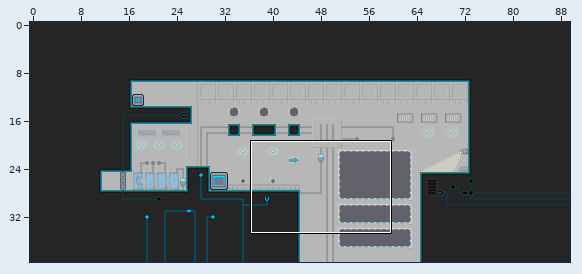
An edit to a level. Tiled map, map-src/untitled.tmx. The picture above shows the old version from afar; the outline marks the close-up.
Close-up. As it was:
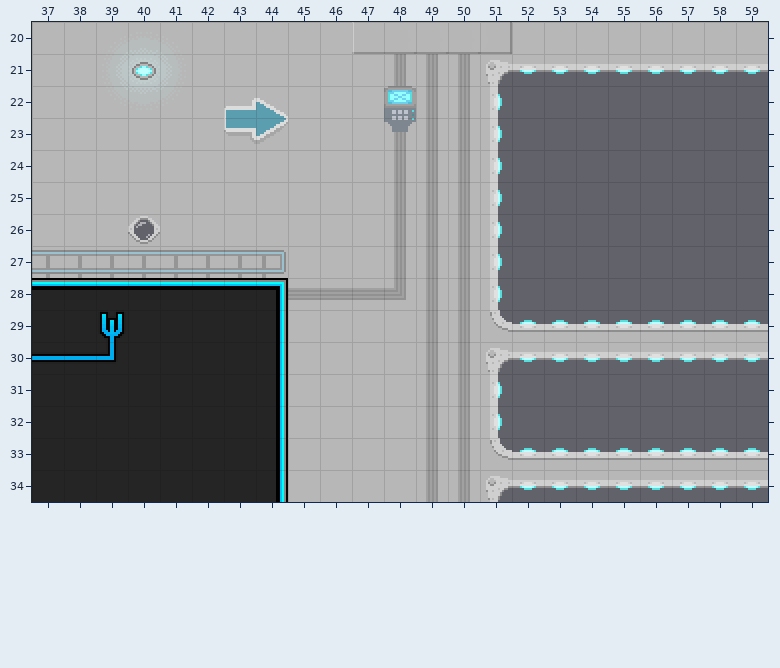
Cells are 16x16 px. Shown: x 37..59, y 20..34. The commit also changed other parts of the map, which this record leaves out.
And afterwards:
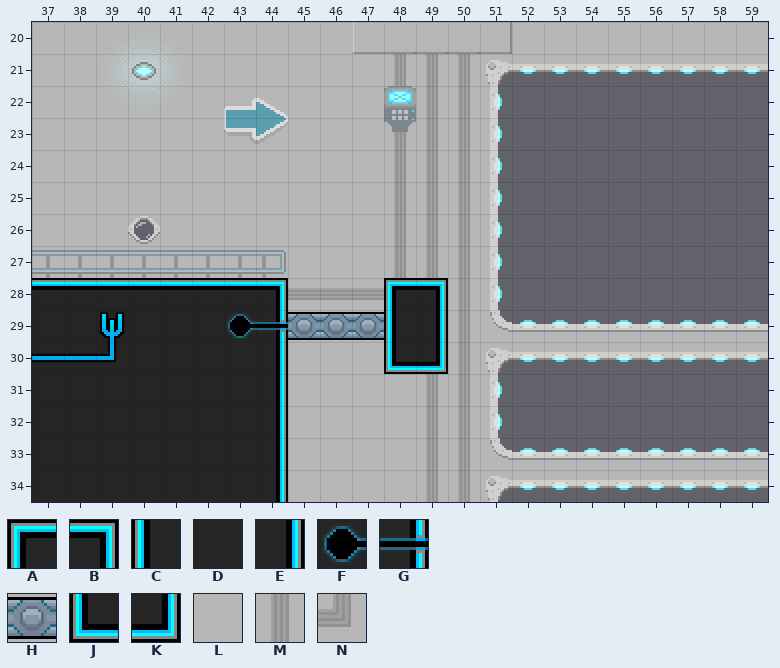
Key: from "main": A 0, B 2, C 25, D 26, E 27, F 39, G 45, H 46, J 50, K 52, L 243, M 327, N 352.
_ is an empty cell.
The edit:
Layer "Tile Layer 1":
y 28: x 48..49 NM -> AB
y 29: x 43..49 DELLLLM -> FGHHHCE
y 30: x 48..49 LM -> JK
